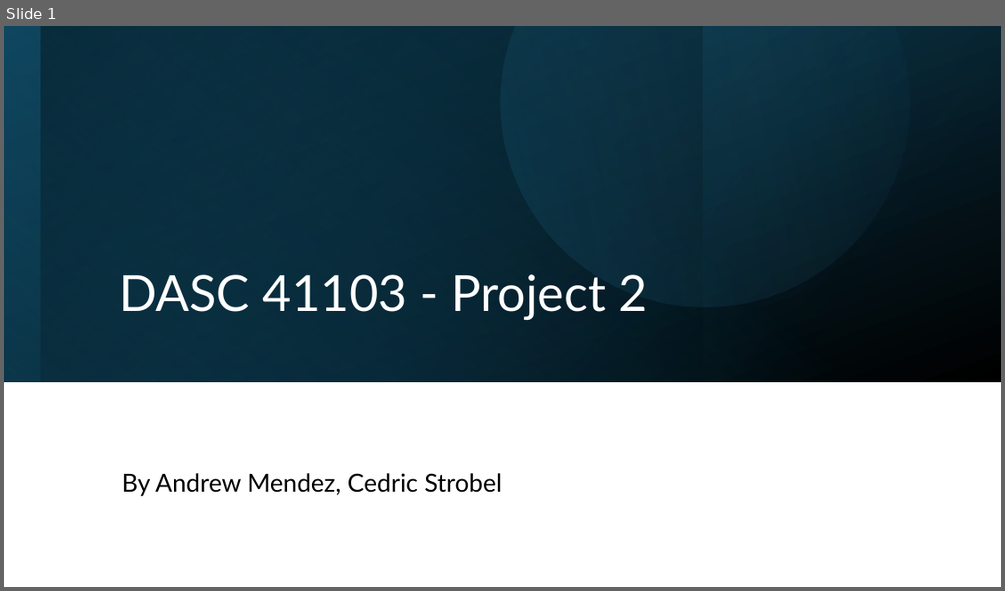
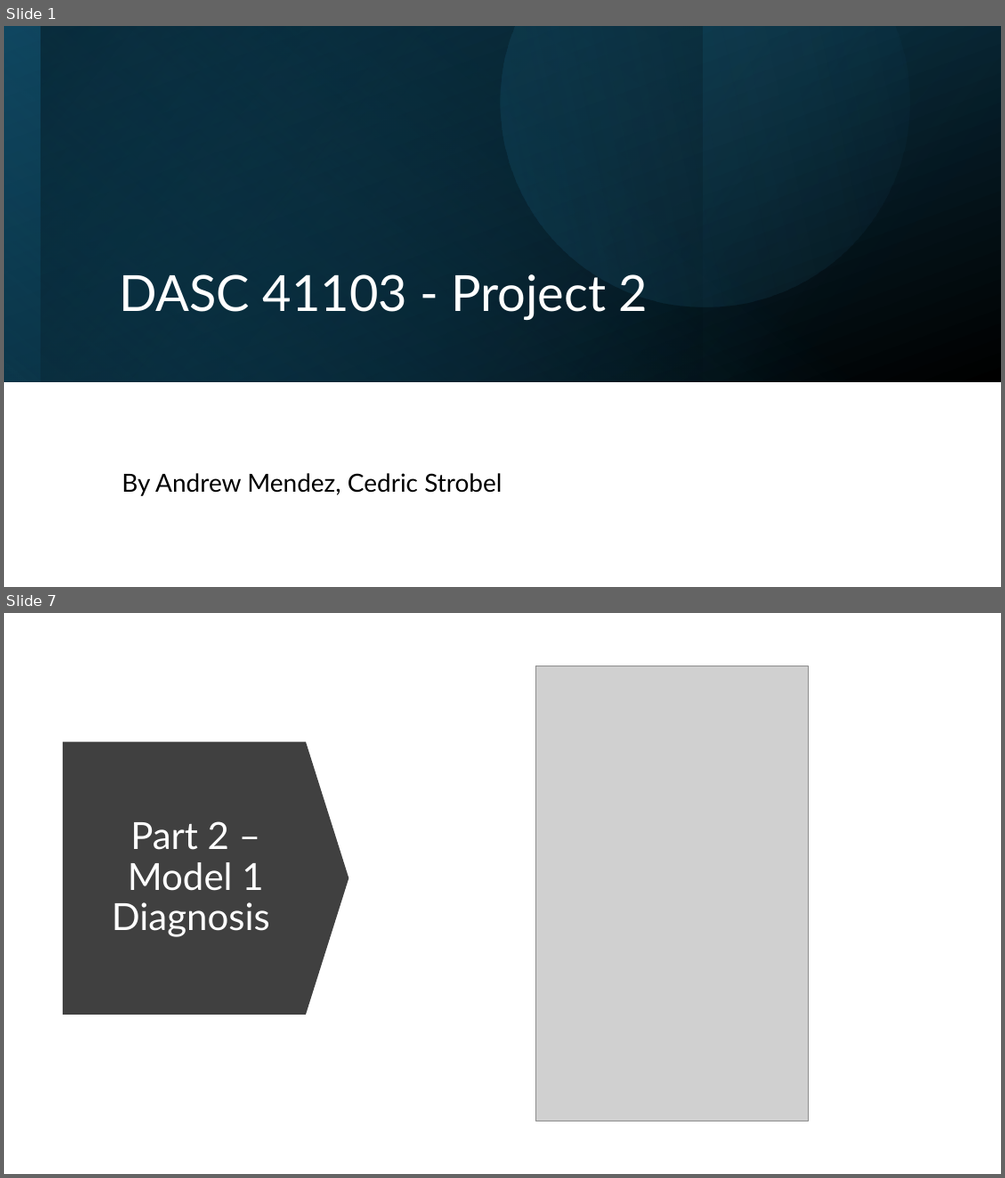
Before and after one commit to cedricstrobel/DASC_Project3, a slide deck: Project_3_Powerpoint.pptx. Shown one above the other, each under a label of ours: slide 1 before the commit, slides 1 and 7 after it; the slides between them are not shown. The pictures are 1005x591 and 1005x1178 pixels, drawn with LibreOffice and Linux fonts; fonts in the diff are those of the drawing; grey boxes stand for pictures. Boxes give left, top, right and bottom in pixels: in the first picture for what was removed or moved away, otherwise in the second. Text is boxed around its words. In the diff, an @@ line names an element or a change of style, - is before the commit and + after.

```diff
--- a/Project_3_Powerpoint.pptx
+++ b/Project_3_Powerpoint.pptx
@@ slide 7 added at bbox=[4, 613, 1001, 1174], background #FFFFFF @@
@@ picture added at bbox=[535, 666, 808, 1121] @@
@@ down arrow added at bbox=[63, 742, 349, 1014], fill #404040 @@
@@ title added at bbox=[112, 821, 270, 937], 36 pt, text #FFFFFF @@
+Part 2 – Model 1 Diagnosis
```
Also in this commit, not shown: 1 slide changed, 17 other slides added, 7 slides removed, 26 other files.
